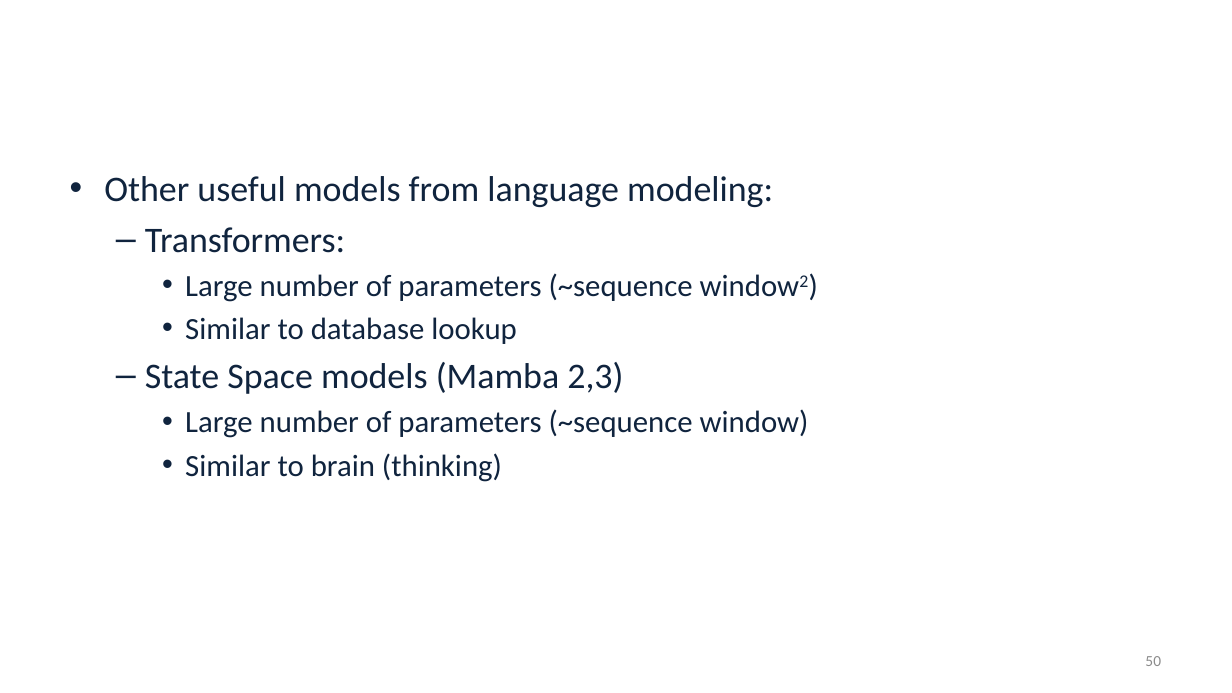
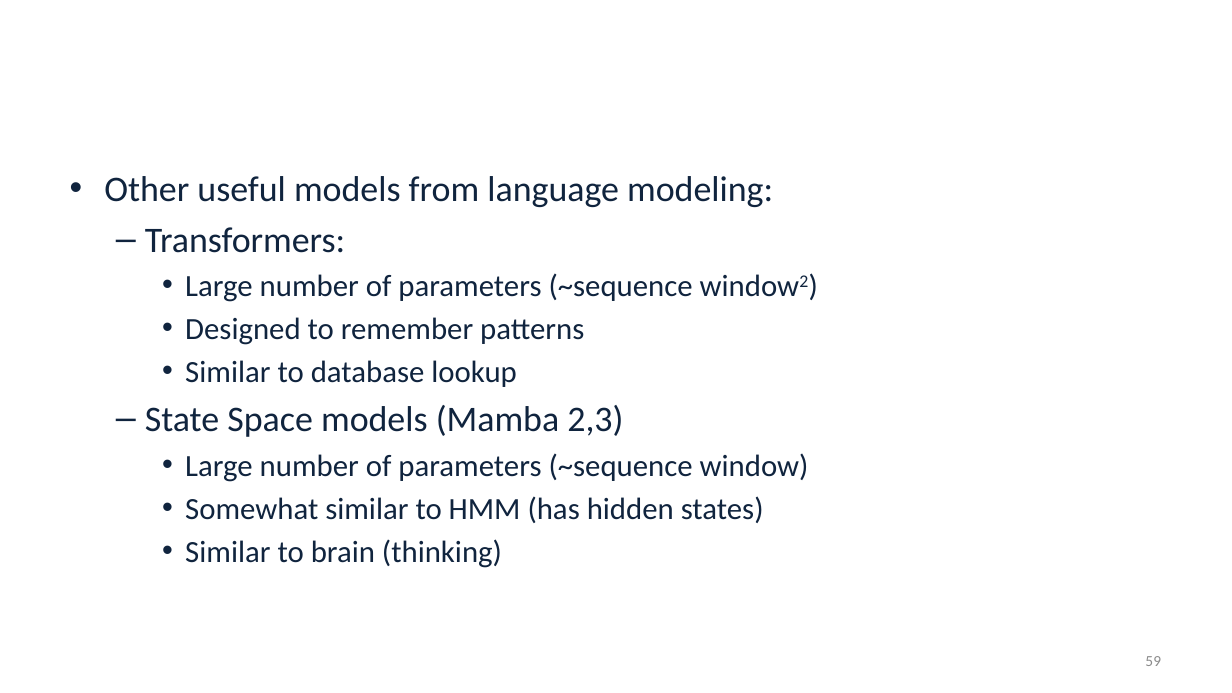
Before and after one commit to alekseyzimin/BME-Algorithms-for-Analysis-of-Genomic-Data, a slide deck: slide 59 of Lectures/Week 12 -- Viterbi Deep Learning.pptx (slide 50 before the commit). Drawn at 1232x693 pixels with LibreOffice and Linux fonts; fonts in the diff are those of the drawing; background and template pictures are left out. Boxes give left, top, right and bottom in pixels: in the first picture for what was removed or moved away, otherwise in the second. Text is boxed around its words. In the diff, an @@ line names an element or a change of style, - is before the commit and + after.

```diff
--- a/Lectures/Week 12 -- Viterbi Deep Learning.pptx
+++ b/Lectures/Week 12 -- Viterbi Deep Learning.pptx
@@ text at (185,317,584,345): paragraph added @@
+    • Designed to remember patterns
@@ text at (185,496,764,523): paragraph added @@
+    • Somewhat similar to HMM (has hidden states)
@@ page number at (1145,656,1161,666): text changed @@
-50
+59
```
Also in this commit, not shown: 9 slides added.
